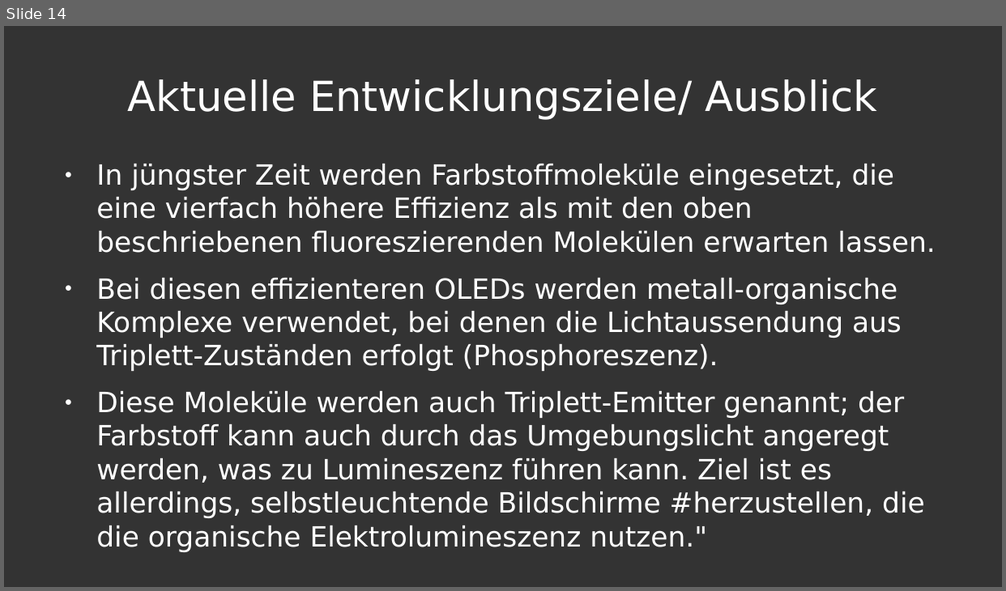
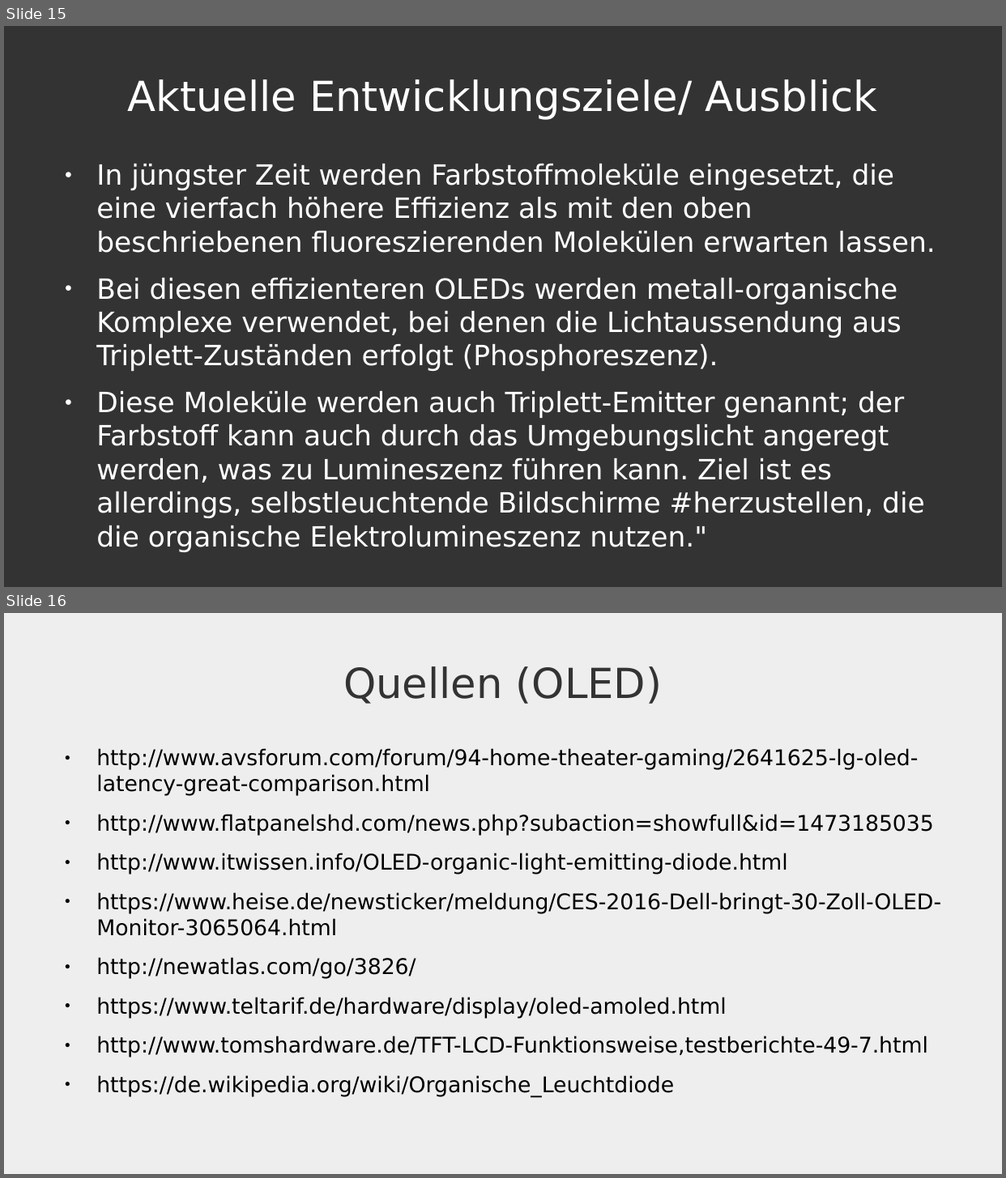
Before and after one commit to Sfuborisw/school, a slide deck: Projekt/monitore.odp. Shown one above the other, each under a label of ours: slide 14 before the commit, slides 15 and 16 after it. The pictures are 1006x591 and 1006x1178 pixels, drawn with LibreOffice and Linux fonts; fonts in the diff are those of the drawing. Boxes give left, top, right and bottom in pixels: in the first picture for what was removed or moved away, otherwise in the second. Text is boxed around its words. In the diff, an @@ line names an element or a change of style, - is before the commit and + after.

```diff
--- a/Projekt/monitore.odp
+++ b/Projekt/monitore.odp
@@ slide 16 added at (x1=4, y1=613, x2=1002, y2=1174), background #EEEEEE @@
@@ title added at (x1=343, y1=666, x2=663, y2=704), 33 pt, text #333333 @@
+Quellen (OLED)
@@ text added at (x1=96, y1=748, x2=941, y2=1097), 17.2 pt, text #000000 @@
+● http://www.avsforum.com/forum/94-home-theater-gaming/2641625-lg-oled-latency-great-comparison.html
+● http://www.flatpanelshd.com/news.php?subaction=showfull&id=1473185035
+● http://www.itwissen.info/OLED-organic-light-emitting-diode.html
+● https://www.heise.de/newsticker/meldung/CES-2016-Dell-bringt-30-Zoll-OLED-Monitor-3065064.html
+● http://newatlas.com/go/3826/
+● https://www.teltarif.de/hardware/display/oled-amoled.html
+● http://www.tomshardware.de/TFT-LCD-Funktionsweise,testberichte-49-7.html
+● https://de.wikipedia.org/wiki/Organische_Leuchtdiode
@@ what was slide 14 is now slide 15 @@
```
Also in this commit, not shown: 1 other file.
